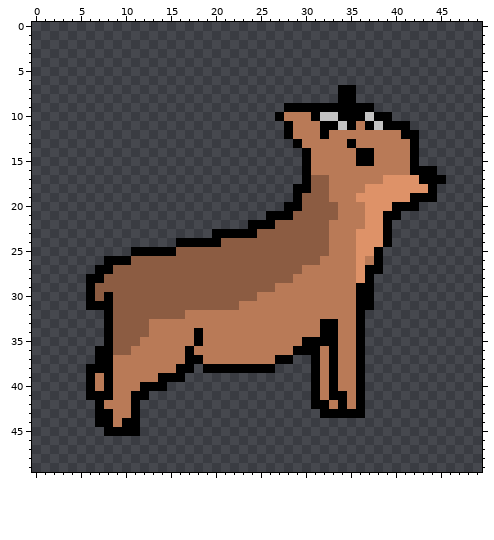
Pixel-art sprite, stored at ProyectoFinal/src/main/resources/Animales/imgAnimal3.png. The first picture shows the starting point.
The file is 50x50 pixels.
Once edited:
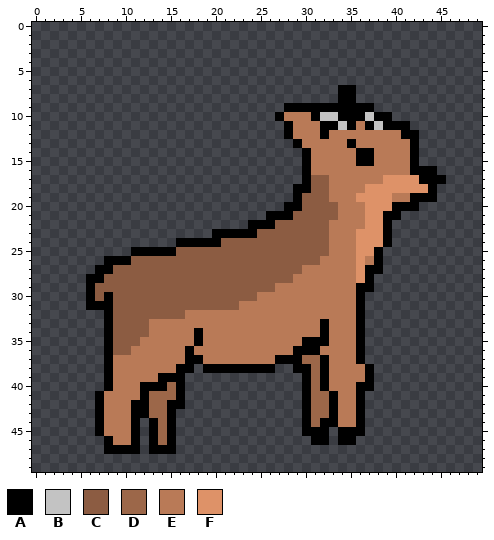
Palette (. is transparent): A #000000  B #c3c3c3  C #8c5c42  D #9c6749  E #b97a57  F #de9268
Message: Actualizacion a imagenes de animal
Diff:
Changed rows in their new state; - is an unchanged pixel.
first column x 40:
19 EE
first column x 6:
30 -------------------------------.
31 -------------------------------.
33 ---------------------------E----
34 ---------------------------E----
35 ---------------------------E----
36 -.-------------------------E----
37 -.---------------------ADDAE----
38 ..---------------------AADAE--EA
39 ..----------------------ADAE--EA
40 ..-------DA-------------ADAE---A
41 .-E--E-DDDA-------------ADD-E---
42 ------ADDAA-------------ADDAE---
43 --E---ADDA--------------ADD-EE--
44 --E-E--ADA--------------ADAAEEA-
45 -AEEE--ADA--------------AAA-AAA-
46 --AEEA-ADA---------------AA-AA--
47 --AAAA-AAA----------------------
Changed places in both pictures, as pixel boxes (x1, y1, x2, y2):
changed: (392, 193, 410, 202)
changed: (293, 292, 374, 445)
changed: (86, 346, 185, 454)
